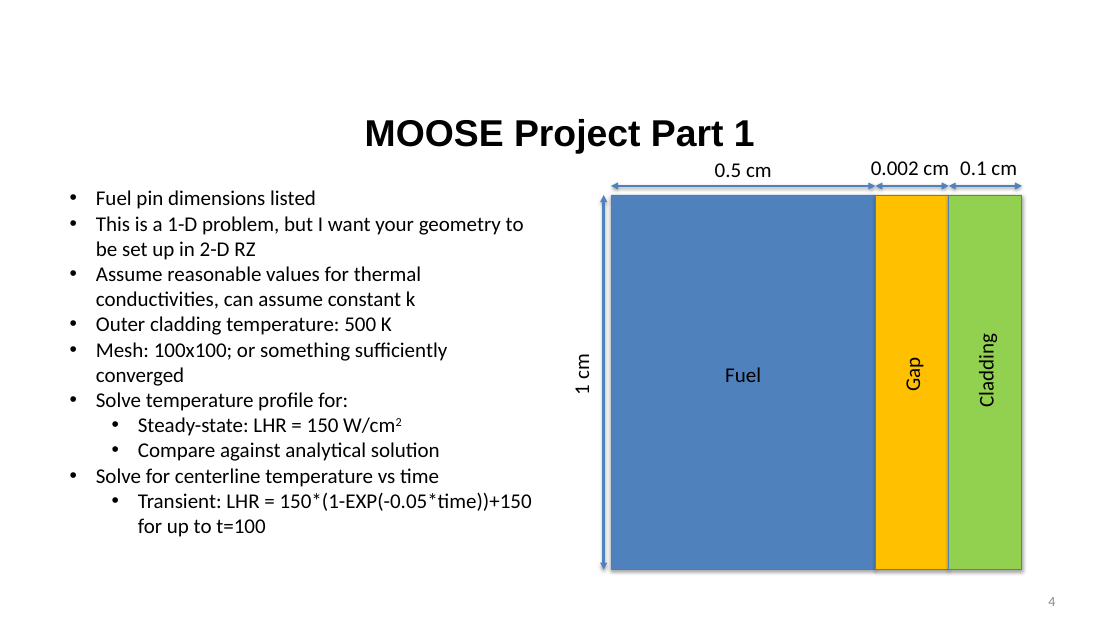
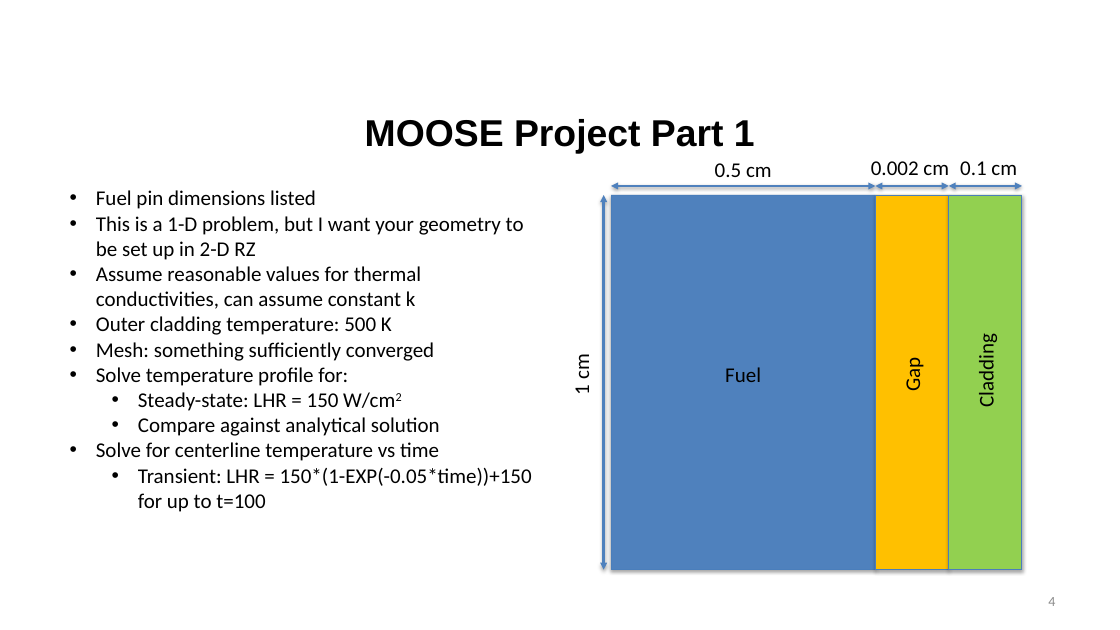
Before and after one commit to benbeeler/TEACHING, a slide deck: slide 4 of Nuclear_Fuel_Performance/NE533_Spring2022/section3/Lec14_swelling.pptx. Drawn at 1120x630 pixels with LibreOffice and Linux fonts; fonts in the diff are those of the drawing; background and template pictures are left out. Boxes give left, top, right and bottom in pixels: in the first picture for what was removed or moved away, otherwise in the second. Text is boxed around its words. In the diff, an @@ line names an element or a change of style, - is before the commit and + after.

```diff
--- a/Nuclear_Fuel_Performance/NE533_Spring2022/section3/Lec14_swelling.pptx
+++ b/Nuclear_Fuel_Performance/NE533_Spring2022/section3/Lec14_swelling.pptx
@@ text at (96,342,434,361): text changed @@
-• Mesh: 100x100; or something sufficiently converged
+• Mesh: something sufficiently converged
```
Also in this commit, not shown: 2 other slides changed, 7 slides added, 25 other files.
